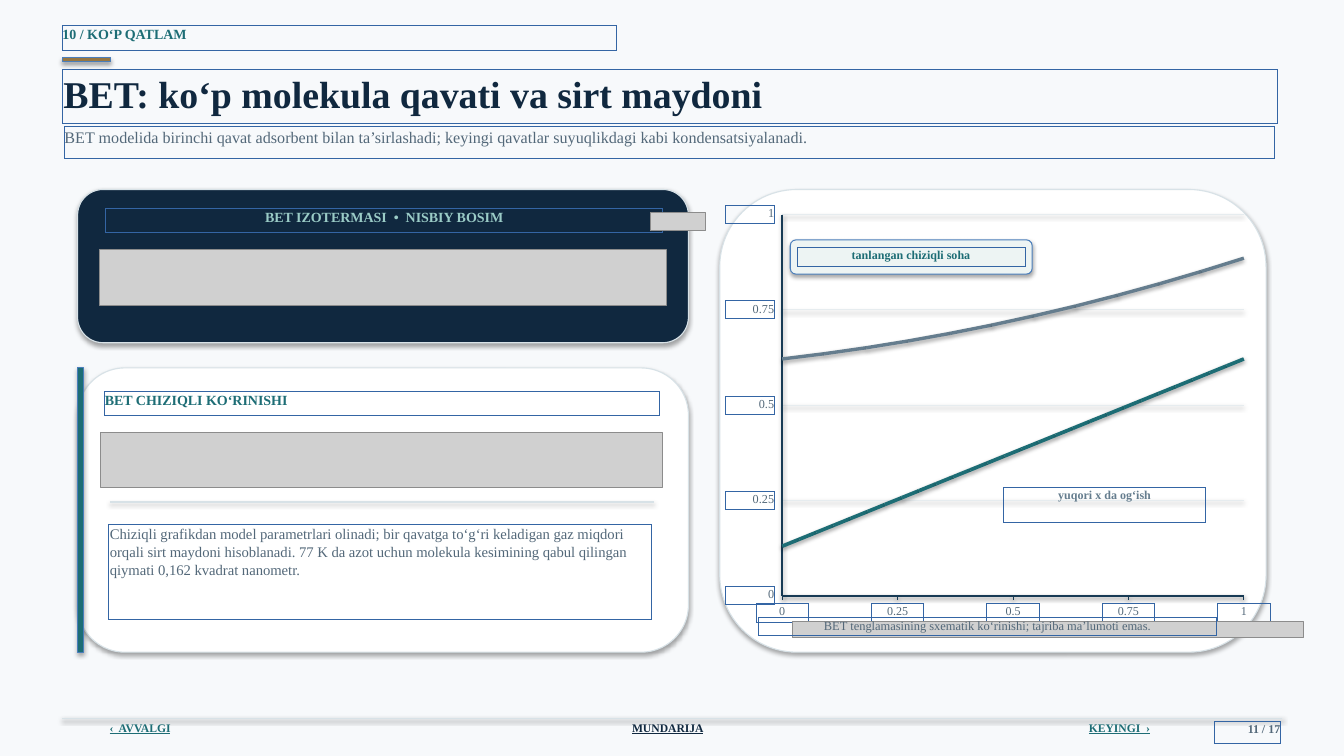
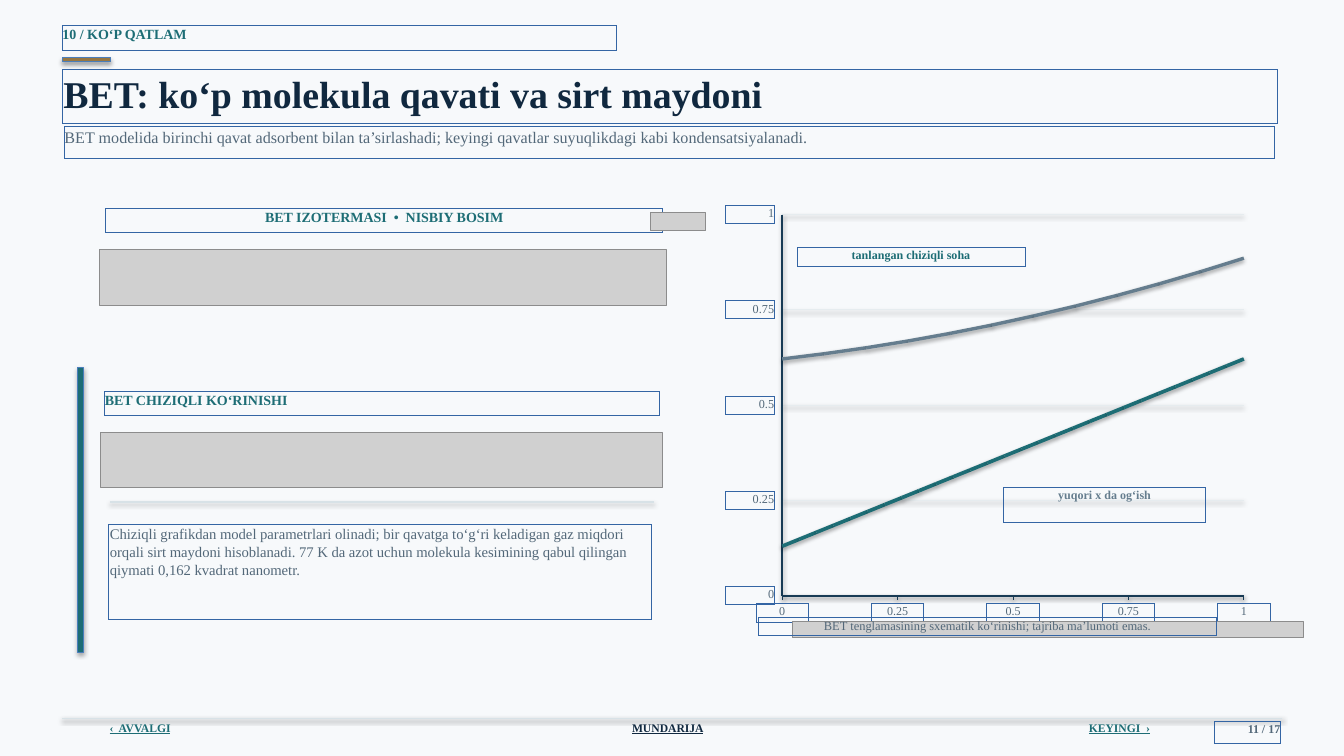
Before and after one commit to jabborovd18-collab/taqdimot-fayllari, a slide deck: slide 11 of sirt_hodisalari_adsorbsiya_ilmi.pptx. Drawn at 1344x756 pixels with LibreOffice and Linux fonts; fonts in the diff are those of the drawing; grey boxes stand for pictures; background and template pictures are left out. Boxes give left, top, right and bottom in pixels: in the first picture for what was removed or moved away, otherwise in the second. Text is boxed around its words. In the diff, an @@ line names an element or a change of style, - is before the commit and + after.

```diff
--- a/sirt_hodisalari_adsorbsiya_ilmi.pptx
+++ b/sirt_hodisalari_adsorbsiya_ilmi.pptx
@@ rounded rectangle removed at (78, 190, 689, 343) @@
@@ text "BET IZOTERMASI • NISBIY BOSIM" at (265, 212, 504, 222): text colour #9ACBC6 to #1D6D75 @@
@@ rounded rectangle removed at (720, 190, 1266, 652) @@
@@ rounded rectangle removed at (790, 240, 1032, 274) @@
@@ rounded rectangle removed at (78, 368, 689, 652) @@
```
Also in this commit, not shown: 15 other slides changed.
